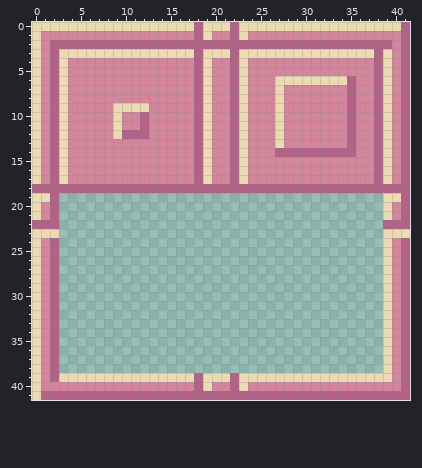
File history of a pixel-art sprite, includes/globals/borders/pink.png. Above, as it was before the edit.
The file is 42x42 pixels.
The result:
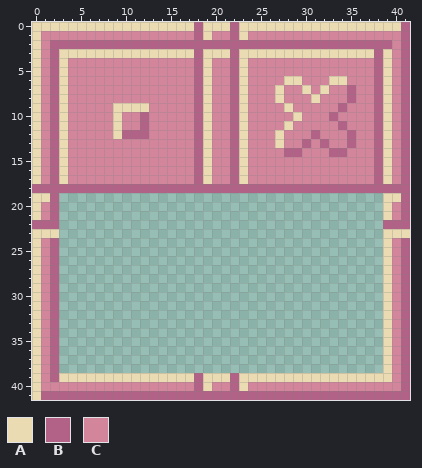
Palette (. is transparent): A #ebdbb2  B #b16286  C #d3869b
What changed:
Colour C gives way to colour A in row 7 at x 30 and 32; in row 8 at x 31; in row 9 at x 28; in row 10 at x 29; in row 11 at x 28.
Colour C gives way to colour B in row 9 at x 34; in row 10 at x 33; in row 11 at x 34; in row 12 at x 31; in row 13 at x 30 and 32.
Colour A gives way to colour C in row 6 at x 27 and 30 to 32; in rows 9 to 11 at x 27.
Colour B gives way to colour C in row 6 at x 35; in rows 9 to 11 at x 35; in row 14 at x 27, 30 to 32 and 35.
Pixel boxes of the changes (left, top, right, bottom) in both pictures:
changed: (275, 76, 356, 157)
